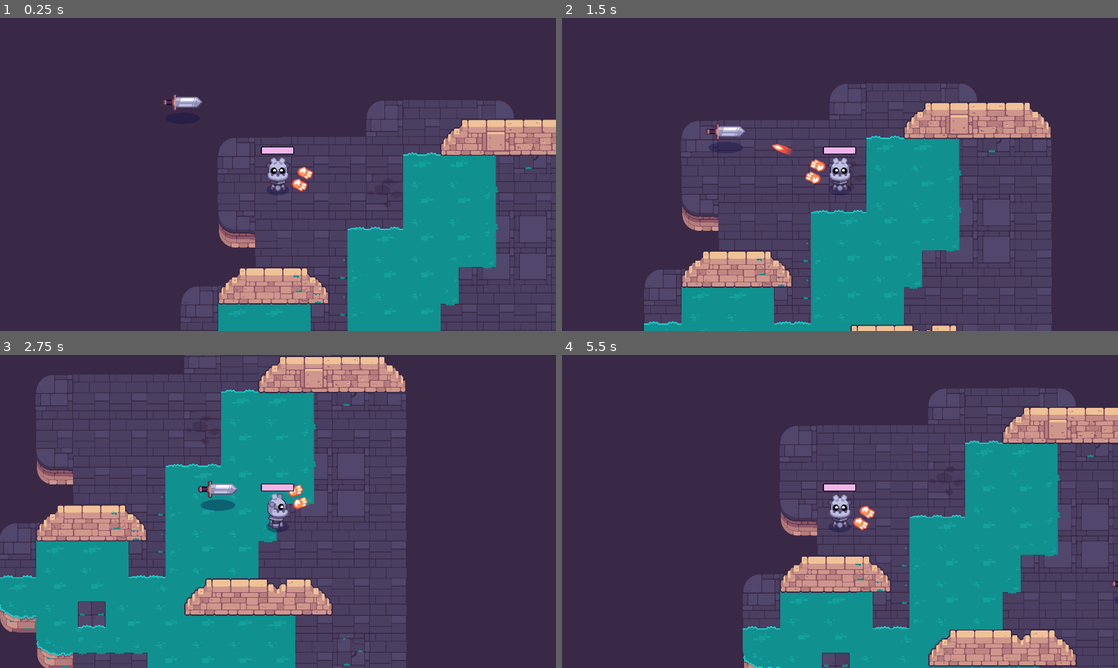
Above: before the commit, frames 1-4 (two rows, left to right).
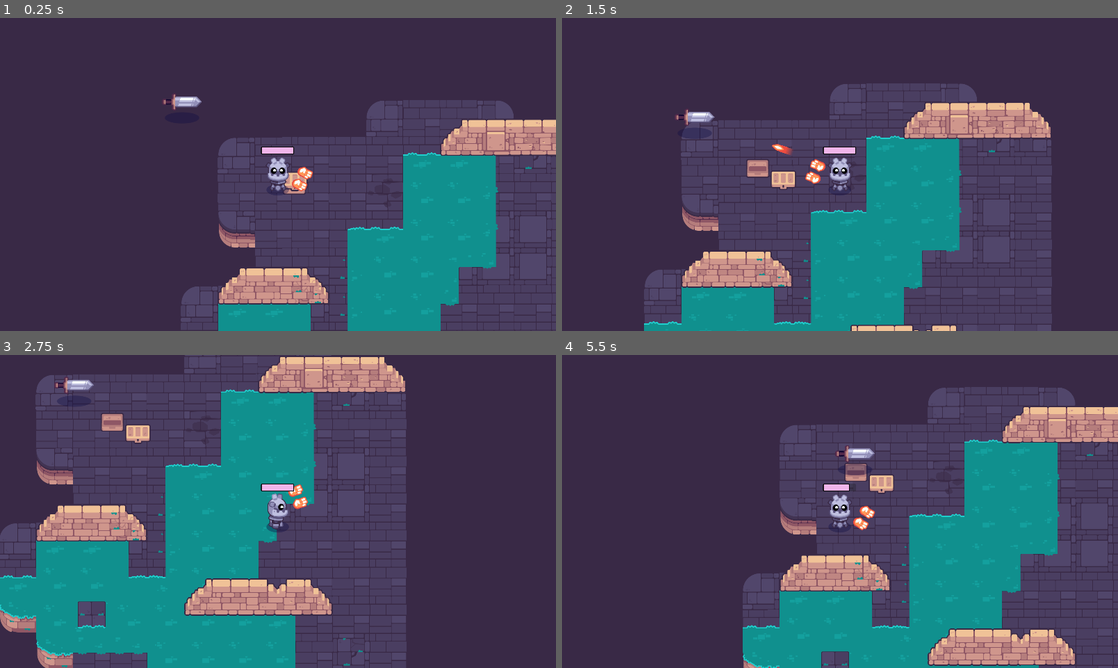
Above: after the commit, the same moments.

Repository: yokitann/Path-of-Sorcerers-Game-
Game: Godot game, scene res://game.tscn
Same seed, same stepped clock (60 frames per second), same inputs: the game is played once before the commit and once after it. The project has no main scene, so this scene is started directly.
Inputs (mouse positions are in pixels of both pictures, inside the frame that each line leads up to):
- Up to frame 1 (0.25 s): no input
- Up to frame 2 (1.5 s): tap Enter at 0.5 s; move the mouse to (962, 158) at 0.52 s; hold Right (move_right) 0.53-1.28 s; tap E (pick_up, bound only after the commit) at 0.6 s; click (962, 158) at 0.67 s; move the mouse to (728, 190) at 1.27 s; hold Down (move_down) from 1.28 s (still down); tap Space (shoot) at 1.35 s
- Up to frame 3 (2.75 s): tap E (pick_up, bound only after the commit) at 1.55, 2.1 s; move the mouse to (333, 442) at 2.02 s; release Down (move_down) at 2.03 s; hold Right (move_right) from 2.03 s (still down)
- Up to frame 4 (5.5 s): move the mouse to (812, 574) at 2.77 s; release Right (move_right) at 2.78 s; hold Up (move_up) 2.78-3.53 s; tap Z at 2.85 s; click (812, 574) at 2.92 s; tap E (pick_up, bound only after the commit) at 3.05, 3.6, 4.55, 5.1 s; move the mouse to (1006, 558) at 3.52 s; hold Left (move_left) 3.53-5.03 s; move the mouse to (673, 464) at 4.27 s; tap Space (shoot) at 4.35 s; move the mouse to (867, 511) at 5.02 s; hold Down (move_down) from 5.03 s (still down); click (867, 511) at 5.17 s

The runs differ from the first frame. In frame 1, 0.3% of the frame differs, in the area x 29-56%, y 24-57%; in frame 2, 1.0%; in frame 3, 1.1%; in frame 4, 6.2%, in the area x 32-100%, y 10-100%.

Commit message:
L12 pt 1
L11 needs fixing

Diff:
--- /dev/null
+++ b/M10.twin_stick_workbook/chest.gd
@@ -0,0 +1,24 @@
+extends Area2D
+
+@export var possible_items: Array[Item] = []
+@onready var _animation: AnimationPlayer = %AnimationPlayer
+
+var _player_touch := false
+var _first_open := true
+
+func _ready() -> void:
+	body_entered.connect(func (body: Node) -> void:
+		_player_touch = true
+	)
+	body_exited.connect(func (body: Node) -> void:
+		_player_touch = false
+	)
+
+func _unhandled_input(event: InputEvent) -> void:
+	if Input.is_action_just_pressed("pick_up") and _first_open:
+		open()
+
+func open() -> void:
+	_animation.play("open")
+	_first_open = false
+	#not open again because first_open will not be true, so the _unhandled function will not play
--- /dev/null
+++ b/M10.twin_stick_workbook/chest.tscn
@@ -0,0 +1,90 @@
+[gd_scene load_steps=8 format=3 uid="uid://12dnbpavptvc"]
+
+[ext_resource type="Script" path="res://chest.gd" id="1_ee26v"]
+[ext_resource type="Texture2D" uid="uid://dub7cda3qxho2" path="res://pickups/chest/chest_bottom.png" id="2_xmxo4"]
+[ext_resource type="Texture2D" uid="uid://bfj2ayjhou4bv" path="res://pickups/chest/chest_top.png" id="3_dk4hh"]
+
+[sub_resource type="CircleShape2D" id="CircleShape2D_yheyh"]
+radius = 64.0
+
+[sub_resource type="Animation" id="Animation_e4gdj"]
+resource_name = "open"
+tracks/0/type = "value"
+tracks/0/imported = false
+tracks/0/enabled = true
+tracks/0/path = NodePath("ChestTop:texture")
+tracks/0/interp = 1
+tracks/0/loop_wrap = true
+tracks/0/keys = {
+"times": PackedFloat32Array(0),
+"transitions": PackedFloat32Array(1),
+"update": 1,
+"values": [ExtResource("3_dk4hh")]
+}
+tracks/1/type = "value"
+tracks/1/imported = false
+tracks/1/enabled = true
+tracks/1/path = NodePath("ChestTop:position")
+tracks/1/interp = 1
+tracks/1/loop_wrap = true
+tracks/1/keys = {
+"times": PackedFloat32Array(0, 0.1, 0.2),
+"transitions": PackedFloat32Array(1, 1, 1),
+"update": 0,
+"values": [Vector2(2, 0), Vector2(87, -56), Vector2(89, 54)]
+}
+
+[sub_resource type="Animation" id="Animation_cwvjg"]
+length = 0.001
+tracks/0/type = "value"
+tracks/0/imported = false
+tracks/0/enabled = true
+tracks/0/path = NodePath("ChestTop:texture")
+tracks/0/interp = 1
+tracks/0/loop_wrap = true
+tracks/0/keys = {
+"times": PackedFloat32Array(0),
+"transitions": PackedFloat32Array(1),
+"update": 1,
+"values": [ExtResource("3_dk4hh")]
+}
+tracks/1/type = "value"
+tracks/1/imported = false
+tracks/1/enabled = true
+tracks/1/path = NodePath("ChestTop:position")
+tracks/1/interp = 1
+tracks/1/loop_wrap = true
+tracks/1/keys = {
+"times": PackedFloat32Array(0),
+"transitions": PackedFloat32Array(1),
+"update": 0,
+"values": [Vector2(2, 0)]
+}
+
+[sub_resource type="AnimationLibrary" id="AnimationLibrary_ywvvg"]
+_data = {
+"RESET": SubResource("Animation_cwvjg"),
+"open": SubResource("Animation_e4gdj")
+}
+
+[node name="Chest" type="Area2D"]
+position = Vector2(392, 275)
+script = ExtResource("1_ee26v")
+
+[node name="CollisionShape2D" type="CollisionShape2D" parent="."]
+position = Vector2(-1, 7)
+shape = SubResource("CircleShape2D_yheyh")
+
+[node name="ChestBottom" type="Sprite2D" parent="."]
+position = Vector2(0.5, 4.5)
+texture = ExtResource("2_xmxo4")
+
+[node name="ChestTop" type="Sprite2D" parent="."]
+position = Vector2(2, 0)
+texture = ExtResource("3_dk4hh")
+
+[node name="AnimationPlayer" type="AnimationPlayer" parent="."]
+unique_name_in_owner = true
+libraries = {
+"": SubResource("AnimationLibrary_ywvvg")
+}
--- a/M10.twin_stick_workbook/game.tscn
+++ b/M10.twin_stick_workbook/game.tscn
@@ -1,14 +1,17 @@
-[gd_scene load_steps=4 format=3 uid="uid://x6xmxnb6itjb"]
+[gd_scene load_steps=5 format=3 uid="uid://x6xmxnb6itjb"]
 
 [ext_resource type="PackedScene" uid="uid://cu2rb5dl4ljte" path="res://levels/rooms/room_a.tscn" id="1_ere0q"]
 [ext_resource type="PackedScene" uid="uid://s7k716qf814e" path="res://player.tscn" id="2_ms2k1"]
 [ext_resource type="PackedScene" uid="uid://i1dgp7566ecs" path="res://mob.tscn" id="3_wdo2k"]
+[ext_resource type="PackedScene" uid="uid://12dnbpavptvc" path="res://chest.tscn" id="4_abuy0"]
 
 [node name="Game" type="Node2D"]
 
 [node name="RoomA" parent="." instance=ExtResource("1_ere0q")]
 position = Vector2(0, -1)
 
+[node name="Chest" parent="." instance=ExtResource("4_abuy0")]
+
 [node name="Player" parent="." instance=ExtResource("2_ms2k1")]
 position = Vector2(336, 254)
 
--- a/M10.twin_stick_workbook/healing_item.gd
+++ b/M10.twin_stick_workbook/healing_item.gd
@@ -1,6 +1,6 @@
 class_name HealingItem extends Item
 
-@export var healing_amount := 10
+@export var heal_amount := 1
 
-func use(player: Player)-> void:
-	player.health += healing_amount
+func use(player: Player) -> void:
+	player.health += heal_amount
--- a/M10.twin_stick_workbook/item.gd
+++ b/M10.twin_stick_workbook/item.gd
@@ -1,3 +1,7 @@
 class_name Item extends Resource
-@export var _item_texture: Texture2D = null
-@export var _item_sound: AudioStream = null
+
+@export var texture: Texture2D = null
+@export var sound_on_pickup: AudioStream = null
+
+func use(player: Player) -> void:
+	pass
--- a/M10.twin_stick_workbook/mob.gd
+++ b/M10.twin_stick_workbook/mob.gd
@@ -2,8 +2,8 @@
 
 @onready var _HitBox: Area2D = %HitBox
 @onready var _DamageArea: Area2D = %DamageArea
-@export var max_speed := 500.0
-@export var acceleration := 300.0
+@export var max_speed := 600.0
+@export var acceleration := 200.0
 @export var health := 100: set = setter_health
 @export var damage := 20
 var _player: Player = null
@@ -14,7 +14,7 @@
 	else:
 		var direction := global_position.direction_to(_player.global_position)
 		var distance := global_position.distance_to(_player.global_position)
-		var speed := max_speed if distance > 100.0 else max_speed * distance / 100.0
+		var speed := max_speed if distance > 50.0 else max_speed * distance / 50.0
 		var desired_velocity := direction * speed
 		velocity = velocity.move_toward(desired_velocity, acceleration * delta)
 	move_and_slide()
--- /dev/null
+++ b/M10.twin_stick_workbook/pickup.gd
@@ -0,0 +1,20 @@
+@tool
+extends Area2D
+
+@export var item: Item = null: set = set_item
+@onready var _gem: Sprite2D = %Gem
+@onready var _pickup_sound: AudioStreamPlayer2D = %PickupSound
+
+func _ready() -> void:
+	set_item(item)
+	body_entered.connect(func (body: Node2D) -> void:
+		if body is Player:
+			item.use(body)
+		)
+
+func set_item(value: Item) -> void:
+	item = value
+	if _gem != null:
+		_gem.texture = item.texture
+	if _pickup_sound != null:
+		_pickup_sound.stream = item.sound_on_pickup
--- a/M10.twin_stick_workbook/pickup.tscn
+++ b/M10.twin_stick_workbook/pickup.tscn
@@ -1,9 +1,22 @@
-[gd_scene format=3 uid="uid://bj4pf6a3md3nw"]
+[gd_scene load_steps=5 format=3 uid="uid://bj4pf6a3md3nw"]
+
+[ext_resource type="Script" path="res://pickup.gd" id="1_nukf8"]
+[ext_resource type="Texture2D" uid="uid://be8lmb157qflx" path="res://pickups/pickup_health.png" id="2_e73dk"]
+[ext_resource type="AudioStream" uid="uid://c2woejhi871h1" path="res://pickups/pickup.wav" id="3_c0nf1"]
+
+[sub_resource type="CircleShape2D" id="CircleShape2D_je3yt"]
+radius = 37.054
 
 [node name="Pickup" type="Area2D"]
+script = ExtResource("1_nukf8")
+
+[node name="Gem" type="Sprite2D" parent="."]
+unique_name_in_owner = true
+texture = ExtResource("2_e73dk")
 
 [node name="CollisionShape2D" type="CollisionShape2D" parent="."]
+shape = SubResource("CircleShape2D_je3yt")
 
-[node name="Sprite2D" type="Sprite2D" parent="."]
-
-[node name="AudioStreamPlayer2D" type="AudioStreamPlayer2D" parent="."]
+[node name="PickupSound" type="AudioStreamPlayer2D" parent="."]
+unique_name_in_owner = true
+stream = ExtResource("3_c0nf1")
--- a/M10.twin_stick_workbook/project.godot
+++ b/M10.twin_stick_workbook/project.godot
@@ -100,6 +100,11 @@
 "events": [Object(InputEventKey,"resource_local_to_scene":false,"resource_name":"","device":-1,"window_id":0,"alt_press …(191 unchanged characters)…
 ]
 }
+pick_up={
+"deadzone": 0.5,
+"events": [Object(InputEventKey,"resource_local_to_scene":false,"resource_name":"","device":-1,"window_id":0,"alt_pressed":false,"shift_pressed":false,"ctrl_pressed":false,"meta_pressed":false,"pressed":false,"keycode":0,"physical_keycode":69,"key_label":0,"unicode":101,"location":0,"echo":false,"script":null)
+]
+}
 
 [layer_names]
 
